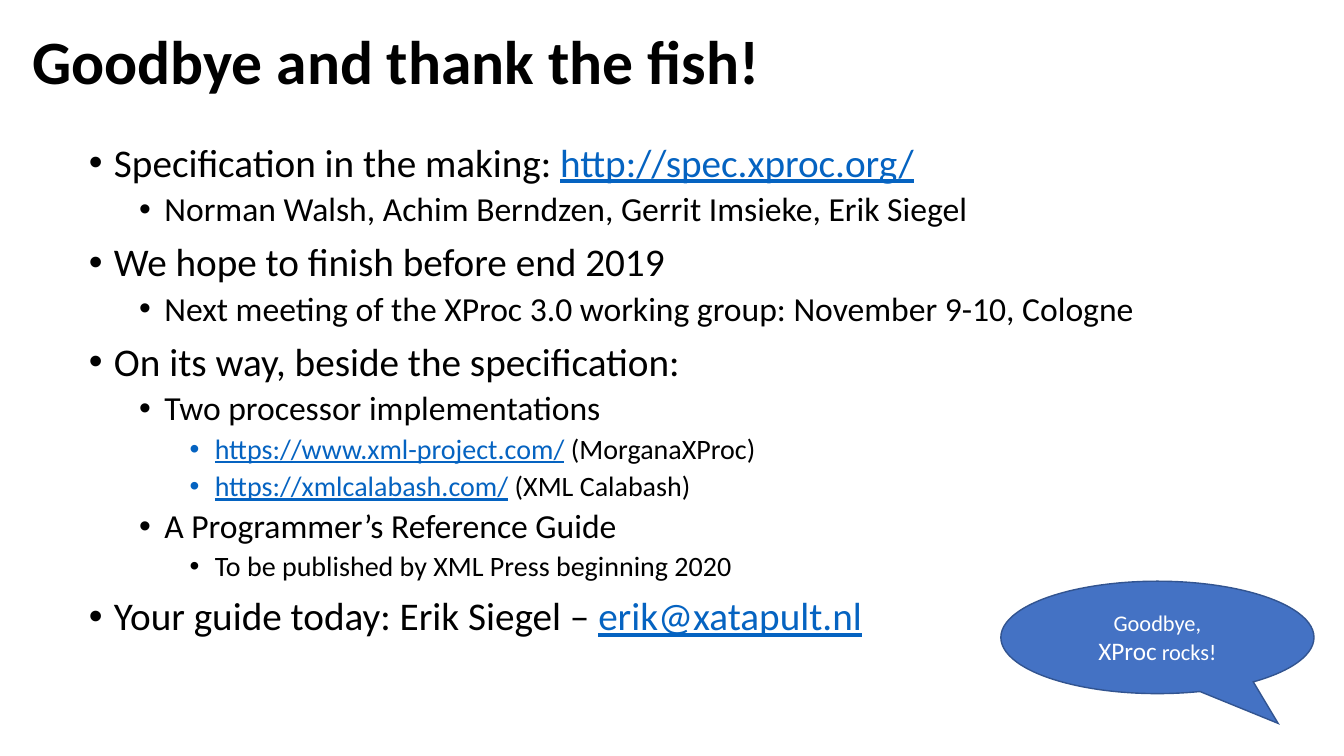
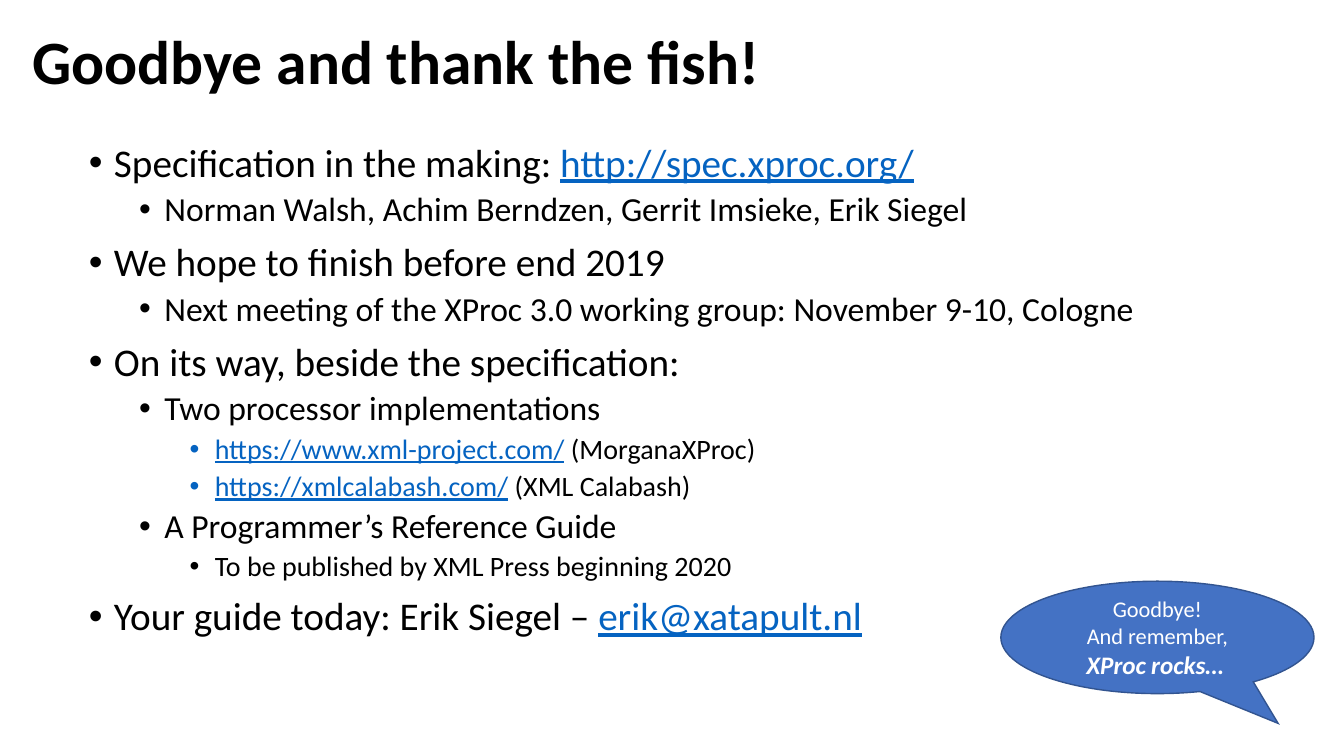
Before and after one commit to svanteschubert/DocEng-2019-XProc, a slide deck: slide 49 of presentation/Introduction to XProc 3.0.pptx. Drawn at 1344x756 pixels with LibreOffice and Linux fonts; fonts in the diff are those of the drawing; background and template pictures are left out. Boxes give left, top, right and bottom in pixels: in the first picture for what was removed or moved away, otherwise in the second. Text is boxed around its words. In the diff, an @@ line names an element or a change of style, - is before the commit and + after.

```diff
--- a/presentation/Introduction to XProc 3.0.pptx
+++ b/presentation/Introduction to XProc 3.0.pptx
@@ text in speech bubble at [1086,601,1228,674]: text changed @@
-Goodbye,
-XProc rocks!
+Goodbye!
+And remember,
+XProc rocks…
```
Also in this commit, not shown: 5 other slides changed.
